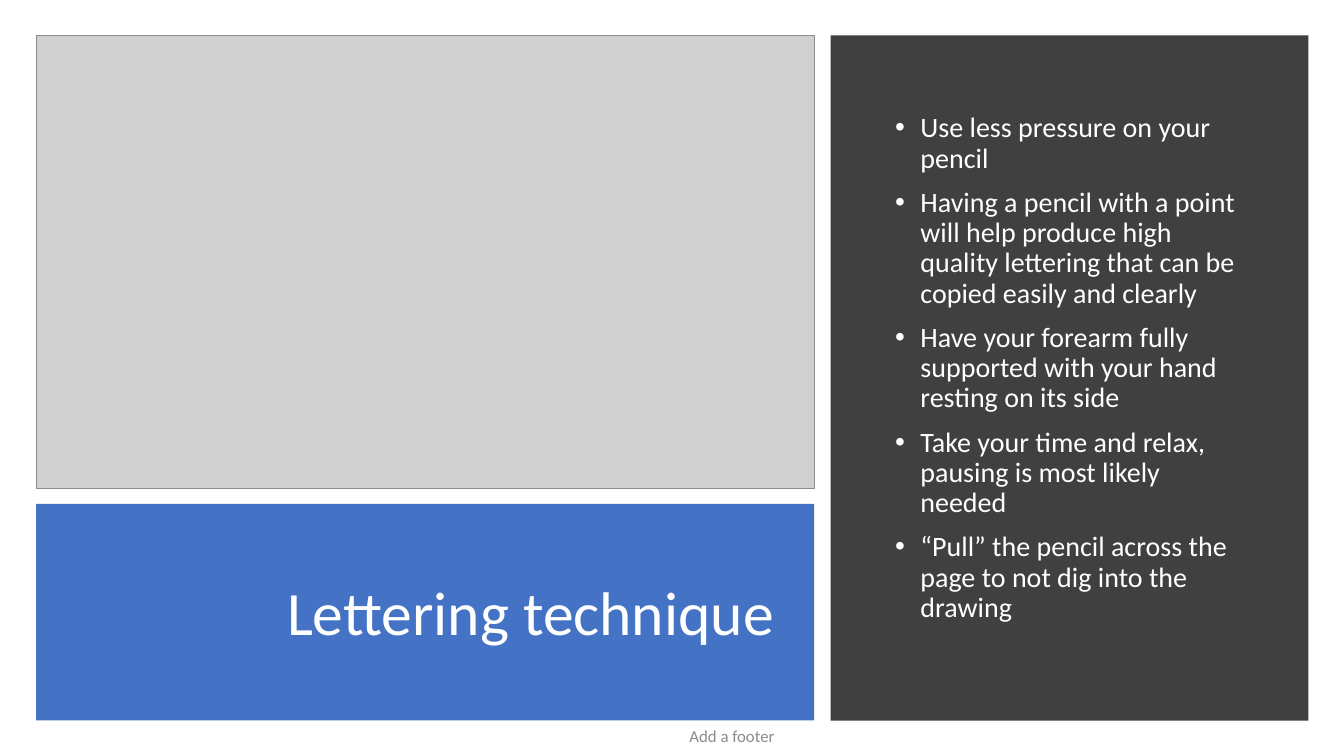
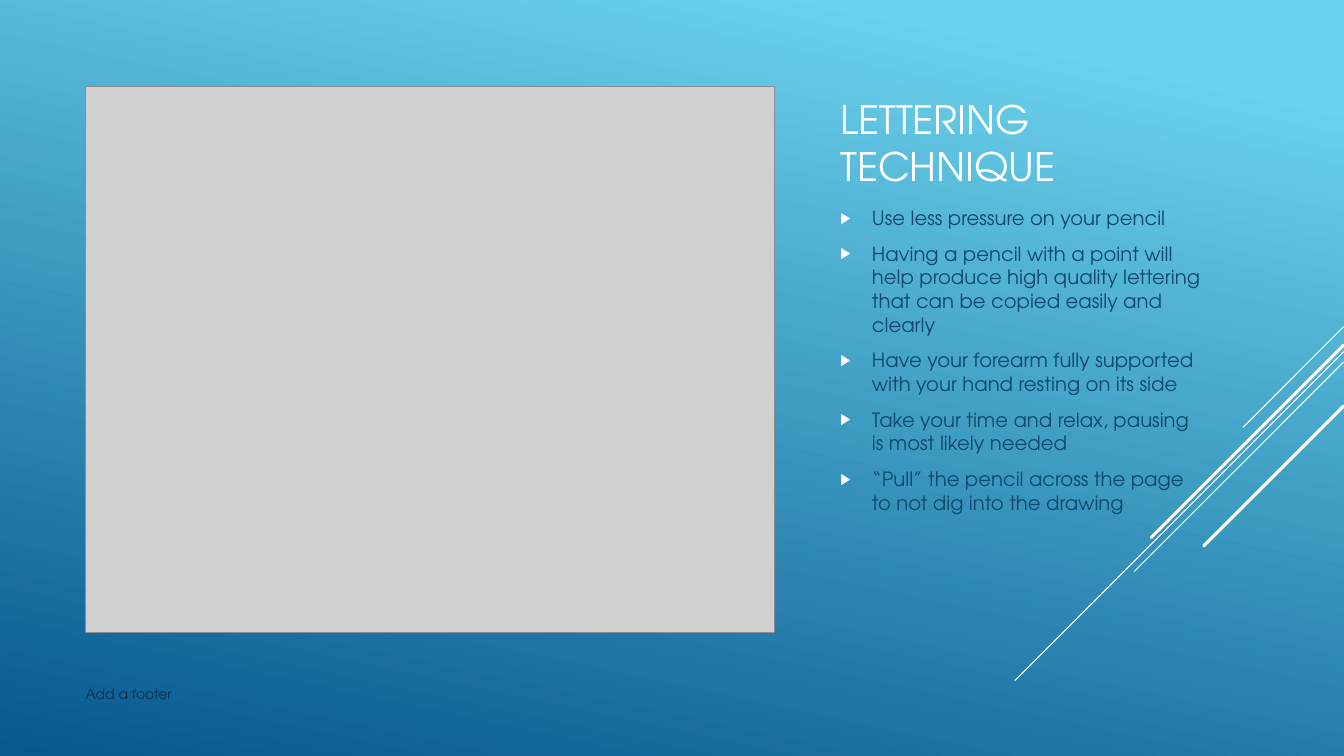
Before and after one commit to nickvertucci/Technology-Education-Curriculum, a slide deck: slide 5 of High School/Design and Drawing for Production/Unit 3 - Introduction to Lettering/Section 1 - What is Lettering/Assets/Unit 3 - Section 1 - What is Lettering.pptx. Drawn at 1344x756 pixels with LibreOffice and Linux fonts; fonts in the diff are those of the drawing; grey boxes stand for pictures. Boxes give left, top, right and bottom in pixels: in the first picture for what was removed or moved away, otherwise in the second. Text is boxed around its words. In the diff, an @@ line names an element or a change of style, - is before the commit and + after.

```diff
--- a/High School/Design and Drawing for Production/Unit 3 - Introduction to Lettering/Section 1 - What is Lettering/Assets/Unit 3 - Section 1 - What is Lettering.pptx
+++ b/High School/Design and Drawing for Production/Unit 3 - Introduction to Lettering/Section 1 - What is Lettering/Assets/Unit 3 - Section 1 - What is Lettering.pptx
@@ background #FFFFFF to gradient #6ED2EB to #06588E @@
@@ rectangle removed at box(831, 35, 1309, 721) @@
@@ picture: place and size @@
-picture at box(36, 35, 815, 488)
+picture at box(86, 87, 774, 633)
@@ title "LETTERING TECHNIQUE" at box(840, 104, 1055, 182): vertical alignment middle to bottom @@
@@ title at box(840, 104, 1055, 182): text changed; size 44 to 28 pt; font Calibri to TeX Gyre Adventor @@
-Lettering technique
+LETTERING TECHNIQUE
@@ text "Use less pressure on your ...": place and size @@
-text "Use less pressure on your ..." at box(920, 117, 1235, 622)
+text "Use less pressure on your ..." at box(872, 210, 1200, 514)
@@ text "Use less pressure on your ..." at box(872, 210, 1200, 514): size 20 to 14 pt, font Calibri to TeX Gyre Adventor, text colour #FFFFFF to #0F496F; bullet • to ▶; line spacing 0.9 to 1; less space between paragraphs; vertical alignment middle to top @@
@@ group added at box(1015, 327, 1344, 681): 5 lines @@
@@ rectangle removed at box(36, 504, 815, 721) @@
@@ text "Add a footer": place and size @@
-text "Add a footer" at box(689, 730, 774, 742)
+text "Add a footer" at box(86, 689, 172, 699)
@@ text "Add a footer" at box(86, 689, 172, 699): size 12 to 10 pt, font Calibri to TeX Gyre Adventor, text colour #8C8C8C to #0A304A; alignment right to left; vertical alignment middle to top @@
```
Also in this commit, not shown: 22 other slides changed, 3 slides added.
